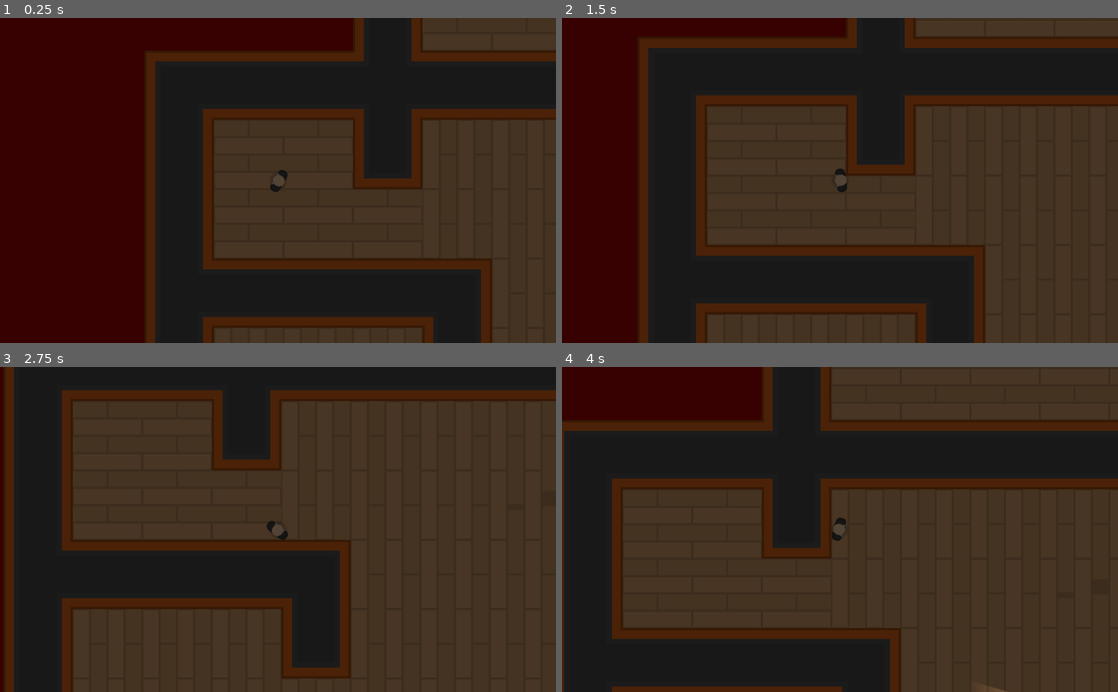
Above: before the commit, frames 1-4 (two rows, left to right).
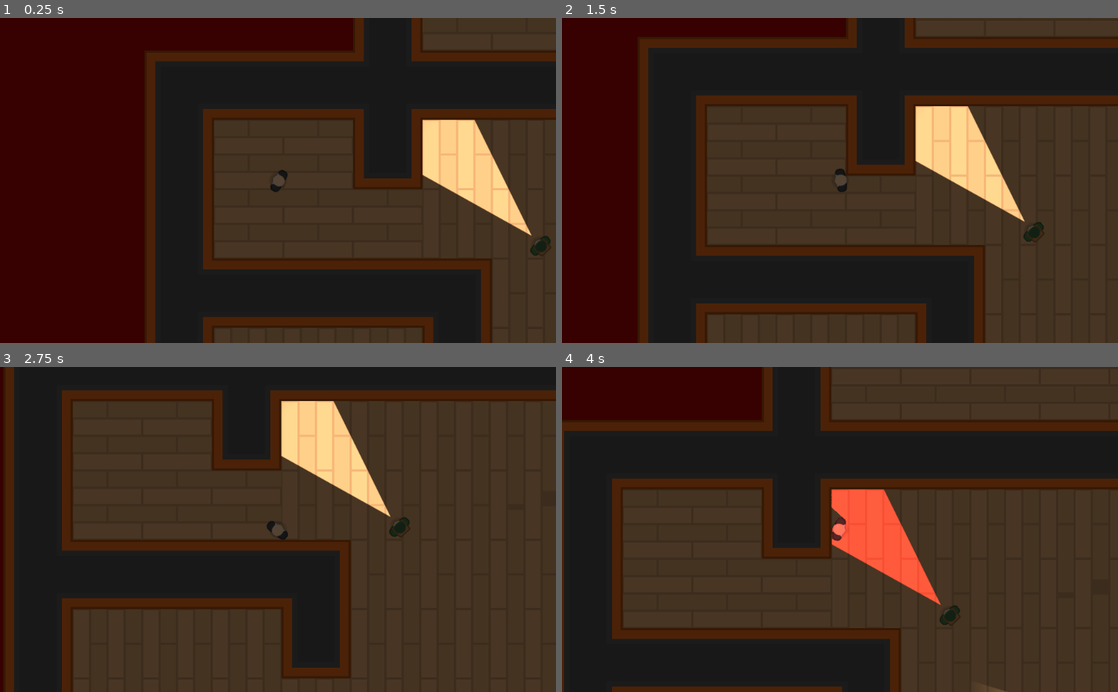
Above: after the commit, the same moments.

Repository: sandoche/Godot-learning-udemy
Game: Godot game, scene res://Levels/Level1.tscn
Same seed, same stepped clock (60 frames per second), same inputs: the game is played once before the commit and once after it.
Inputs (mouse positions are in pixels of both pictures, inside the frame that each line leads up to):
- Up to frame 1 (0.25 s): no input
- Up to frame 2 (1.5 s): tap Enter at 0.5 s; move the mouse to (962, 164) at 0.52 s; hold D (move_right) 0.53-1.28 s; tap Space (torch_toggle) at 0.6, 1.35 s; move the mouse to (728, 196) at 1.27 s; hold S (move_down) from 1.28 s (still down)
- Up to frame 3 (2.75 s): move the mouse to (333, 458) at 2.02 s; release S (move_down) at 2.03 s; hold D (move_right) from 2.03 s (still down); tap Space (torch_toggle) at 2.1 s
- Up to frame 4 (4 s): move the mouse to (812, 594) at 2.77 s; release D (move_right) at 2.78 s; hold Z (move_up) 2.78-3.53 s; tap Space (torch_toggle) at 2.85, 3.6 s; move the mouse to (1006, 578) at 3.52 s; hold Q (move_left) from 3.53 s (still down)

The runs differ from the first frame. In frame 1, 3.5% of the frame differs, in the area x 76-99%, y 31-74%; in frame 2, 3.5%; in frame 3, 3.5%, in the area x 50-74%, y 10-53%; in frame 4, 3.5%.

Commit message:
:bug: Fixing bug and connecting camera to playing detection

Diff:
--- a/HeistMeisters/Characters/NPCs/Camera.tscn
+++ b/HeistMeisters/Characters/NPCs/Camera.tscn
@@ -3,59 +3,11 @@
 [ext_resource path="res://Lightmaps/Torch.tscn" type="PackedScene" id=1]
 [ext_resource path="res://GFX/PNG/Tiles/tile_536.png" type="Texture" id=2]
 [ext_resource path="res://GFX/PNG/Tiles/tile_463.png" type="Texture" id=3]
+[ext_resource path="res://Characters/NPCs/PlayerDetection.gd" type="Script" id=4]
 
-[sub_resource type="GDScript" id=1]
-script/source = "extends \"res://Characters/TemplateCharacter.gd\"
+[sub_resource type="RectangleShape2D" id=1]
 
-# FOV = Field of view
-# LOS = Line of sight
-
-const FOV_TOLERANCE = 20
-const MAX_DETECTION_RANGE = 640
-const RED = Color(1,0.25,0.25)
-const WHITE = Color(1,1,1)
-
-var Player
-
-func _ready():
-	# Search node by name
-	Player = get_node(\"/root\").find_node(\"Player\", true, false)
-
-func _process(delta):
-	if Player_in_FOV() and Player_in_LOS():
-		$Torch.color = RED
-	else:
-		$Torch.color = WHITE
-
-func Player_in_FOV():
-	var npc_facing_direction = Vector2(1,0).rotated(global_rotation)
-	var direction_to_Player = (Player.position - global_position).normalized()
-
-	if abs(direction_to_Player.angle_to(npc_facing_direction)) < deg2rad(FOV_TOLERANCE):
-		return true
-	else:
-		return false
-
-func Player_in_LOS():
-	var space = get_world_2d().direct_space_state
-	var LOS_obstacle = space.intersect_ray(global_position, Player.global_position, [self], collision_mask)
-
-	if not LOS_obstacle:
-		return false
-
-	var distance_to_player = Player.global_position.distance_to(global_position)
-	var Player_in_range = distance_to_player < MAX_DETECTION_RANGE
-
-	if LOS_obstacle.collider == Player && Player_in_range:
-		return true
-	else:
-		return false
-
-"
-
-[sub_resource type="RectangleShape2D" id=2]
-
-[sub_resource type="Animation" id=3]
+[sub_resource type="Animation" id=2]
 length = 12.0
 loop = true
 step = 1.0
@@ -83,14 +35,13 @@
 rotation = -0.523599
 collision_layer = 4
 collision_mask = 3
-script = SubResource( 1 )
+script = ExtResource( 4 )
 __meta__ = {
 "_edit_group_": true
 }
 
 [node name="Torch" parent="CameraBody" instance=ExtResource( 1 )]
 position = Vector2( 7.85007, 0 )
-shadow_enabled = true
 
 [node name="Sprite" type="Sprite" parent="CameraBody"]
 position = Vector2( 0.613189, 0 )
--- /dev/null
+++ b/HeistMeisters/Characters/NPCs/Guard.gd
@@ -0,0 +1 @@
+extends "res://Characters/NPCs/PlayerDetection.gd"
--- /dev/null
+++ b/HeistMeisters/Characters/NPCs/Guard.tscn
@@ -0,0 +1,17 @@
+[gd_scene load_steps=5 format=2]
+
+[ext_resource path="res://Characters/NPCs/Guard.gd" type="Script" id=1]
+[ext_resource path="res://GFX/PNG/Soldier 1/soldier1_stand.png" type="Texture" id=2]
+[ext_resource path="res://Characters/TemplateCharacter.tscn" type="PackedScene" id=3]
+[ext_resource path="res://Lightmaps/Torch.tscn" type="PackedScene" id=4]
+
+[node name="Guard" instance=ExtResource( 3 )]
+script = ExtResource( 1 )
+
+[node name="Sprite" parent="." index="0"]
+texture = ExtResource( 2 )
+offset = Vector2( -2, 0 )
+
+[node name="Torch" parent="." index="3" instance=ExtResource( 4 )]
+position = Vector2( 17.1473, 0 )
+shadow_enabled = true
--- a/HeistMeisters/Characters/NPCs/PlayerDetection.gd
+++ b/HeistMeisters/Characters/NPCs/PlayerDetection.gd
@@ -1,16 +1,45 @@
 extends "res://Characters/TemplateCharacter.gd"
 
+# FOV = Field of view
+# LOS = Line of sight
 
-# Declare member variables here. Examples:
-# var a = 2
-# var b = "text"
+const FOV_TOLERANCE = 20
+const MAX_DETECTION_RANGE = 640
+const RED = Color(1,0.25,0.25)
+const WHITE = Color(1,1,1)
 
+var Player
 
-# Called when the node enters the scene tree for the first time.
 func _ready():
-	pass # Replace with function body.
+	# Search node by name
+	Player = get_node("/root").find_node("Player", true, false)
 
+func _process(delta):
+	if Player_in_FOV() and Player_in_LOS():
+		$Torch.color = RED
+	else:
+		$Torch.color = WHITE
 
-# Called every frame. 'delta' is the elapsed time since the previous frame.
-#func _process(delta):
-#	pass
+func Player_in_FOV():
+	var npc_facing_direction = Vector2(1,0).rotated(global_rotation)
+	var direction_to_Player = (Player.position - global_position).normalized()
+
+	if abs(direction_to_Player.angle_to(npc_facing_direction)) < deg2rad(FOV_TOLERANCE):
+		return true
+	else:
+		return false
+
+func Player_in_LOS():
+	var space = get_world_2d().direct_space_state
+	var LOS_obstacle = space.intersect_ray(global_position, Player.global_position, [self], collision_mask)
+
+	if not LOS_obstacle:
+		return false
+
+	var distance_to_player = Player.global_position.distance_to(global_position)
+	var Player_in_range = distance_to_player < MAX_DETECTION_RANGE
+
+	if LOS_obstacle.collider == Player && Player_in_range:
+		return true
+	else:
+		return false
--- a/HeistMeisters/Levels/Level1.tscn
+++ b/HeistMeisters/Levels/Level1.tscn
@@ -1,7 +1,8 @@
-[gd_scene load_steps=3 format=2]
+[gd_scene load_steps=4 format=2]
 
 [ext_resource path="res://Levels/TemplateLevel.tscn" type="PackedScene" id=1]
 [ext_resource path="res://Characters/NPCs/Camera.tscn" type="PackedScene" id=2]
+[ext_resource path="res://Characters/NPCs/Guard.tscn" type="PackedScene" id=3]
 
 [node name="Level1" instance=ExtResource( 1 )]
 
@@ -9,7 +10,7 @@
 tile_data = PoolIntArray( -589828, 4, 0, -589827, 4, 2, -589826, 4, 2, -589825, 4, 2, -655360, 4, 2, -655359, 4, 2, -65 …(5270 unchanged characters)…
 
 [node name="Camera" parent="Cameras" index="0" instance=ExtResource( 2 )]
-position = Vector2( 272, 525 )
+position = Vector2( 272, 609.415 )
 
 [node name="Camera2" parent="Cameras" index="1" instance=ExtResource( 2 )]
 position = Vector2( 496, 25.756 )
@@ -18,3 +19,11 @@
 [node name="Camera3" parent="Cameras" index="2" instance=ExtResource( 2 )]
 position = Vector2( 1366.86, -1135.83 )
 rotation = 1.5708
+
+[node name="Guard" parent="Guards" index="0" instance=ExtResource( 3 )]
+position = Vector2( 1140.87, -32.3279 )
+rotation = 1.09654
+
+[node name="Guard2" parent="Guards" index="1" instance=ExtResource( 3 )]
+position = Vector2( -168.208, -281.418 )
+rotation = 3.95938
--- a/HeistMeisters/Lightmaps/Torch.tscn
+++ b/HeistMeisters/Lightmaps/Torch.tscn
@@ -5,3 +5,4 @@
 [node name="Torch" type="Light2D"]
 texture = ExtResource( 1 )
 offset = Vector2( 320, 0 )
+shadow_enabled = true
Not shown: 1 places in HeistMeisters/Characters/NPCs/Camera.tscn that only renumber resources
